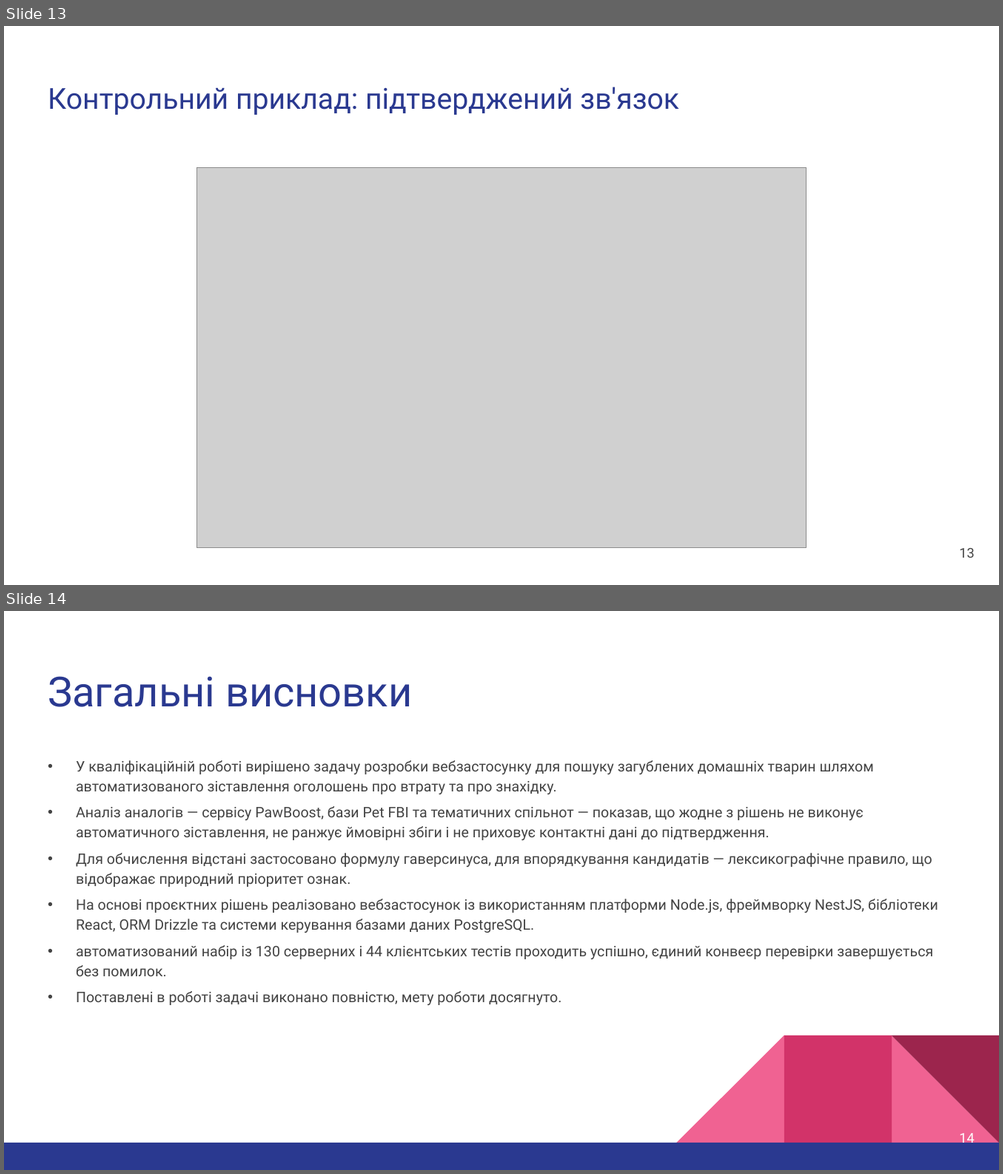
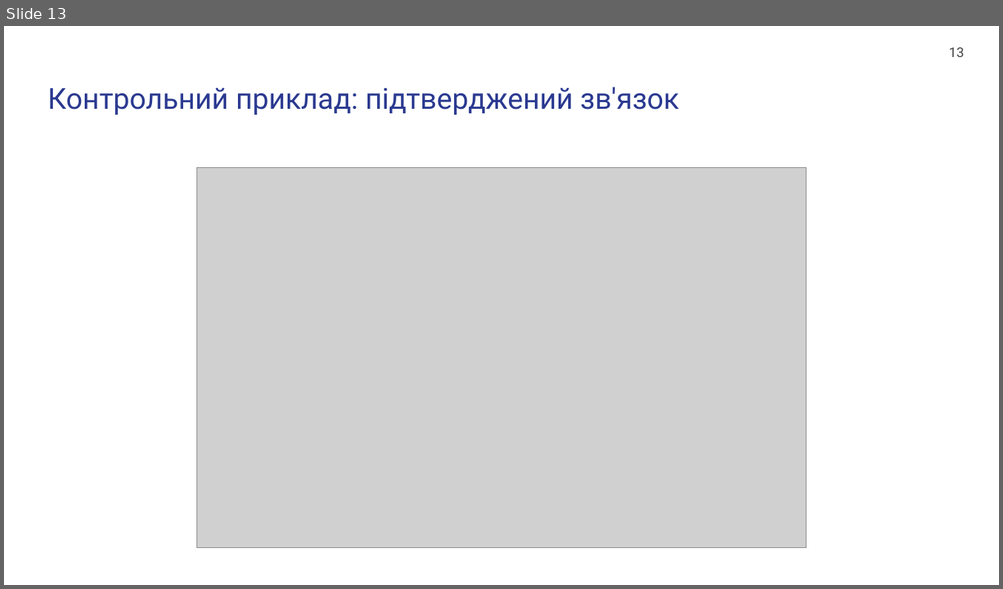
Before and after one commit to Ilyaberbx/diplomna_robota, a slide deck: thesis/presentation.pptx. Shown one above the other, each under a label of ours: slides 13 and 14 before the commit, slide 13 after it. The pictures are 1003x1174 and 1003x589 pixels, drawn with LibreOffice and Linux fonts; fonts in the diff are those of the drawing; grey boxes stand for pictures. Boxes give left, top, right and bottom in pixels: in the first picture for what was removed or moved away, otherwise in the second. Text is boxed around its words. In the diff, an @@ line names an element or a change of style, - is before the commit and + after.

```diff
--- a/thesis/presentation.pptx
+++ b/thesis/presentation.pptx
@@ slide 14 removed at (4, 611, 999, 1170), background #FFFFFF @@
@@ title removed at (48, 676, 412, 707) @@
-Загальні висновки
@@ text removed at (76, 760, 938, 1005) @@
-• У кваліфікаційній роботі вирішено задачу розробки вебзастосунку для пошуку загублених домашніх тварин шляхом автоматизованого зіставлення оголошень про втрату та про знахідку.
-• Аналіз аналогів — сервісу PawBoost, бази Pet FBI та тематичних спільнот — показав, що жодне з рішень не виконує автоматичного зіставлення, не ранжує ймовірні збіги і не приховує контактні дані до підтвердження.
-• Для обчислення відстані застосовано формулу гаверсинуса, для впорядкування кандидатів — лексикографічне правило, що відображає природний пріоритет ознак.
-• На основі проєктних рішень реалізовано вебзастосунок із використанням платформи Node.js, фреймворку NestJS, бібліотеки React, ORM Drizzle та системи керування базами даних PostgreSQL.
-• автоматизований набір із 130 серверних і 44 клієнтських тестів проходить успішно, єдиний конвеєр перевірки завершується без помилок.
-• Поставлені в роботі задачі виконано повністю, мету роботи досягнуто.
@@ group removed at (4, 1036, 999, 1170): 3 right triangles, 2 rectangles @@
@@ page number removed at (959, 1133, 973, 1147) @@
-14
@@ slide 13 changed as well @@
@@ page number: place and size @@
-page number at (959, 548, 973, 558)
+page number at (948, 47, 963, 57)
```
Also in this commit, not shown: 12 other slides changed, 2 slides added, 54 other files.
